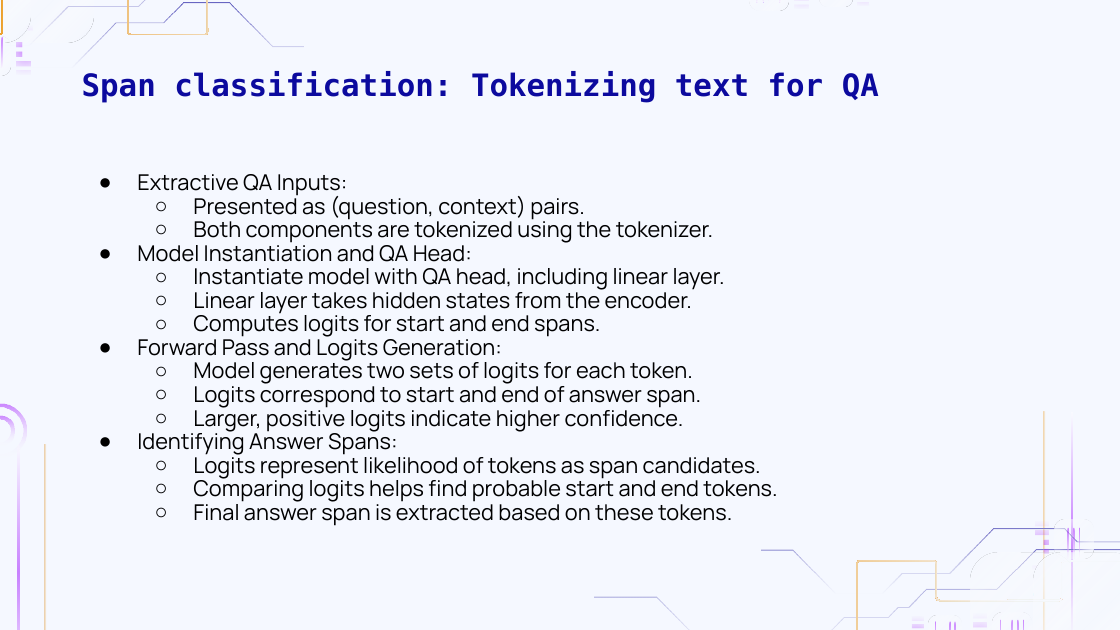
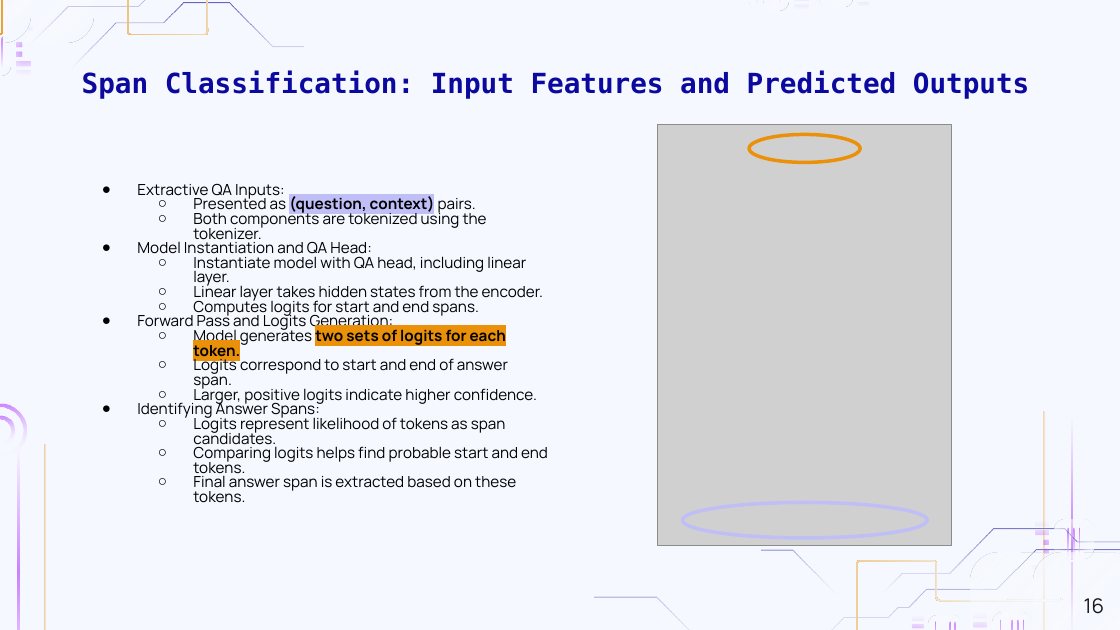
Before and after one commit to MarioAvolio/AI-Project, a slide deck: slide 16 of Question Answering.pptx. Drawn at 1120x630 pixels with LibreOffice and Linux fonts; fonts in the diff are those of the drawing; grey boxes stand for pictures; background and template pictures are left out. Boxes give left, top, right and bottom in pixels: in the first picture for what was removed or moved away, otherwise in the second. Text is boxed around its words. In the diff, an @@ line names an element or a change of style, - is before the commit and + after.

```diff
--- a/Question Answering.pptx
+++ b/Question Answering.pptx
@@ title at (82, 71, 1029, 99): text changed; size 19.8 to 17.8 pt @@
-Span classification: Tokenizing text for QA
+Span Classification: Input Features and Predicted Outputs
@@ text "Extractive QA Inputs:" at (137, 184, 548, 503): size 14 to 9.8 pt; highlight none to #BFBEF7 in "(question, context)"; bold on in "(question, context)", "two sets of logits for each token."; highlight none to #EB9109 in "two sets of logits for each token."; indent changed; line spacing 0.9 to 0.8 @@
@@ picture added at (657, 124, 951, 545) @@
@@ ellipse added at (749, 134, 860, 162), outline #EB9109 2.25 pt @@
@@ ellipse added at (682, 503, 927, 539), outline #BFBEF7 2.25 pt @@
@@ page number added at (1084, 598, 1104, 614), 13 pt, text #191919 @@
+16
```
Also in this commit, not shown: 46 other slides changed.
